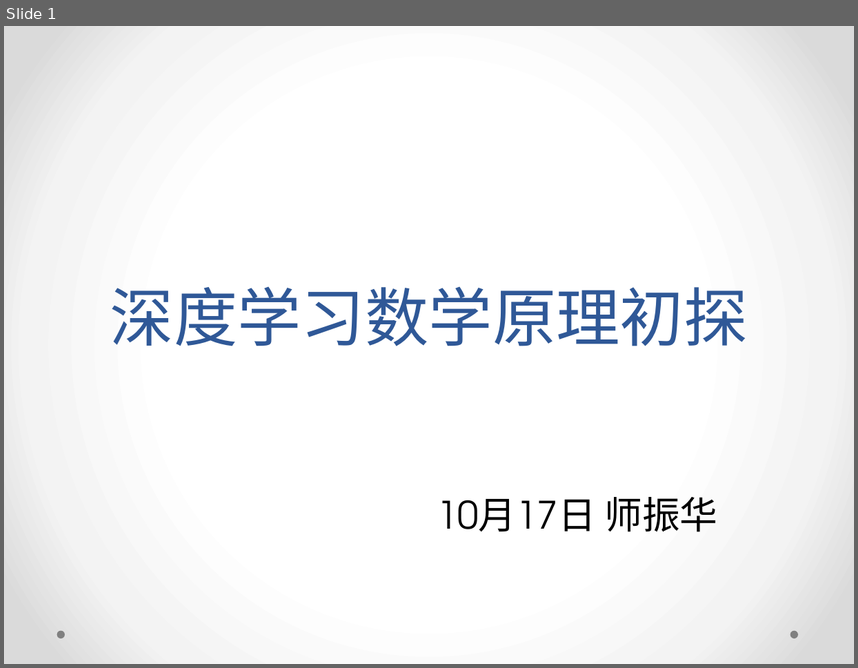
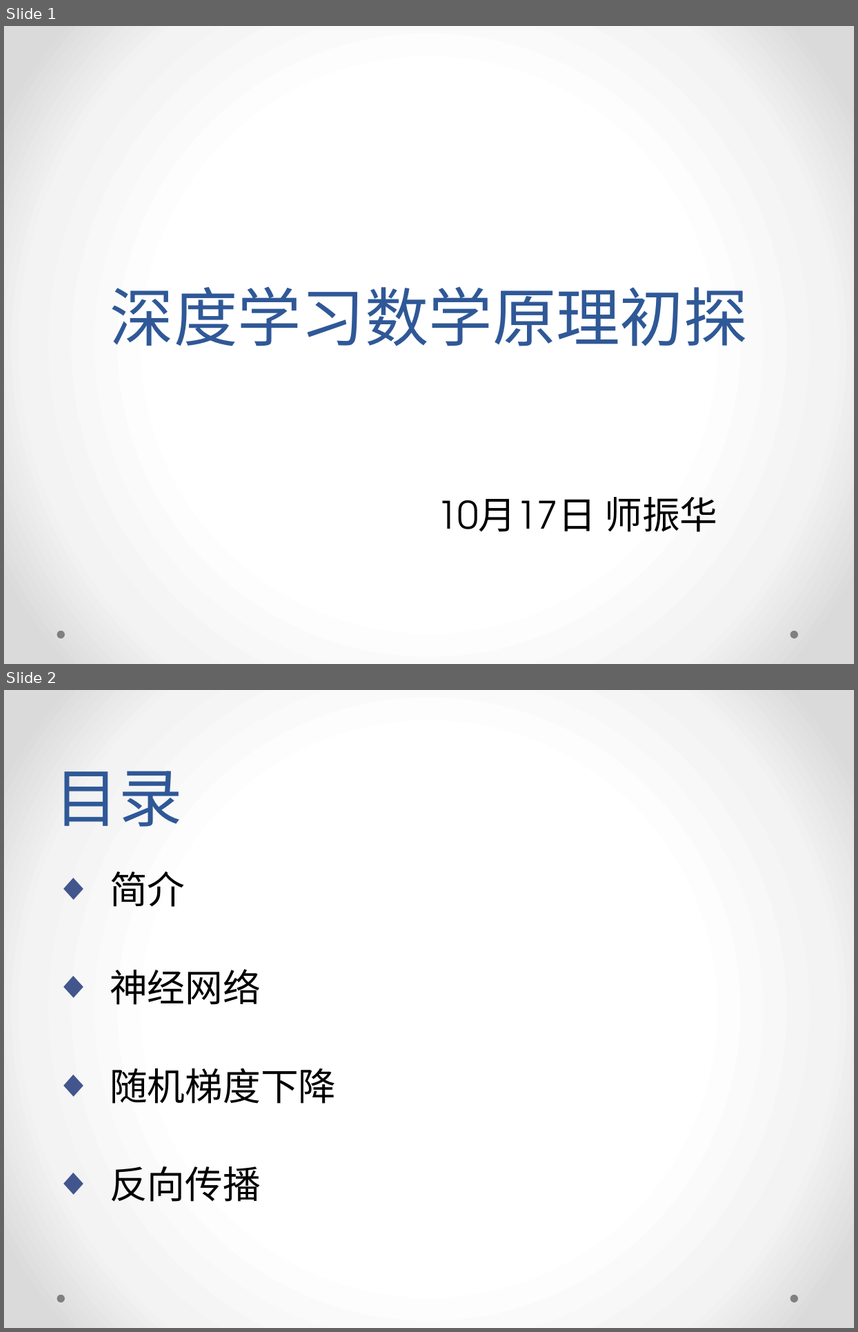
Before and after one commit to yish0000/neuralnetwork, a slide deck: 深度学习数学原理初探.pptx. Shown one above the other, each under a label of ours: slide 1 before the commit, slides 1 and 2 after it. The pictures are 858x668 and 858x1332 pixels, drawn with LibreOffice and Linux fonts; fonts in the diff are those of the drawing; background and template pictures are left out. Boxes give left, top, right and bottom in pixels: in the first picture for what was removed or moved away, otherwise in the second. Text is boxed around its words. In the diff, an @@ line names an element or a change of style, - is before the commit and + after.

```diff
--- a/深度学习数学原理初探.pptx
+++ b/深度学习数学原理初探.pptx
@@ slide 2 added at (x1=4, y1=690, x2=854, y2=1328), background gradient #FFFFFF to #F4F4F4 to #DADADA; not listed: 2 template elements that a slide beside it also shows @@
@@ title added at (x1=55, y1=771, x2=183, y2=827), 54 pt, text #2F5897 @@
+目录
@@ text added at (x1=110, y1=871, x2=337, y2=1201), 32 pt, text #000000 @@
+◆ 简介
+◆ 神经网络
+◆ 随机梯度下降
+◆ 反向传播
```
Also in this commit, not shown: 5 other slides added, 1 slide removed.
